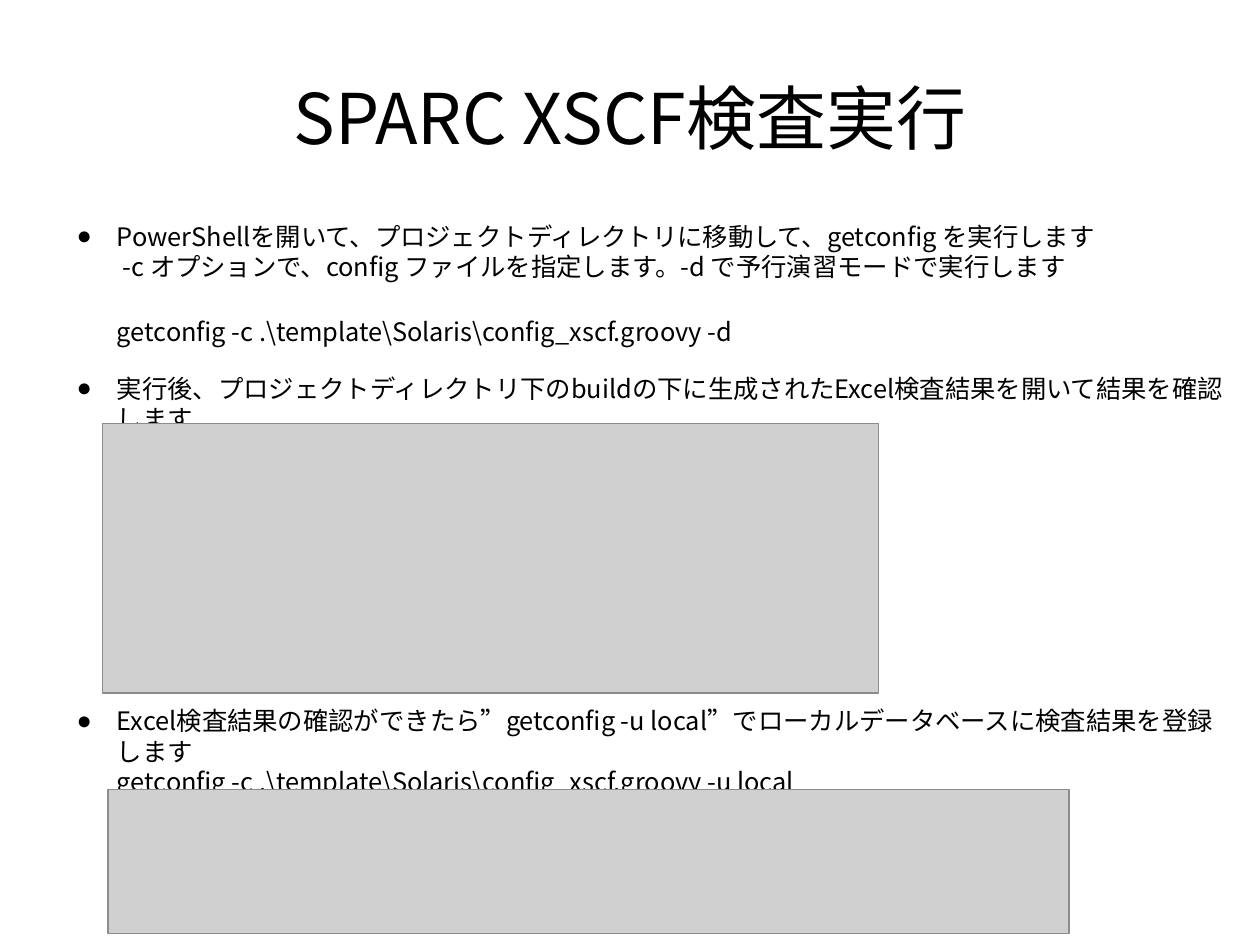
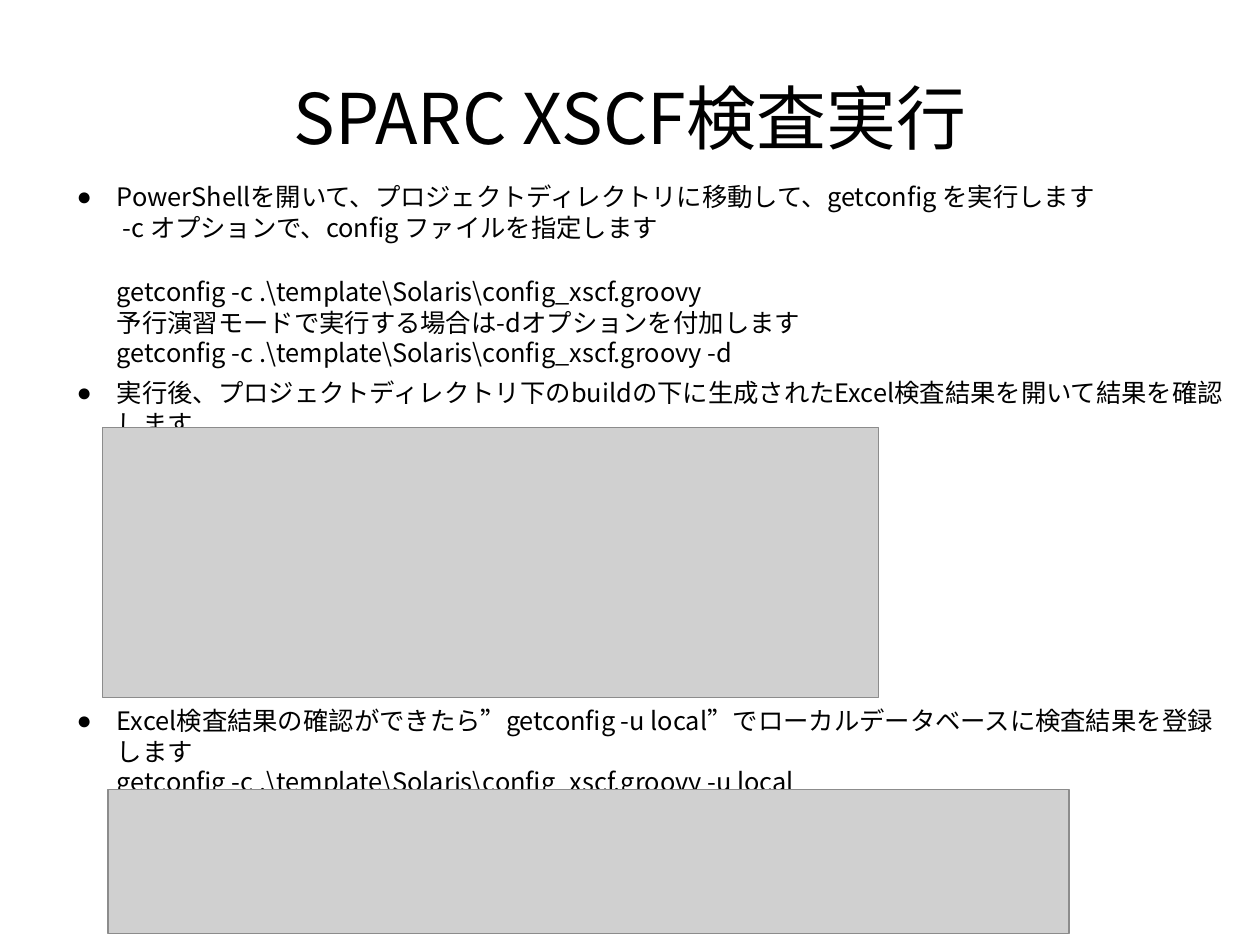
Before and after one commit to frsw3nr/gradle-server-acceptance, a slide deck: slide 68 of docs/jp/tutorial_test_pc.pptx (slide 67 before the commit). Drawn at 1260x945 pixels with LibreOffice and Linux fonts; fonts in the diff are those of the drawing; grey boxes stand for pictures. Boxes give left, top, right and bottom in pixels: in the first picture for what was removed or moved away, otherwise in the second. Text is boxed around its words. In the diff, an @@ line names an element or a change of style, - is before the commit and + after.

```diff
--- a/docs/jp/tutorial_test_pc.pptx
+++ b/docs/jp/tutorial_test_pc.pptx
@@ text at <box>117,184,1095,369</box>: text changed @@
-● PowerShellを開いて、プロジェクトディレクトリに移動して、getconfig を実行します
-  -c オプションで、config ファイルを指定します。-d で予行演習モードで実行します
-  getconfig -c .\template\Solaris\config_xscf.groovy -d
+● PowerShellを開いて、プロジェクトディレクトリに移動して、getconfig を実行します
+  -c オプションで、config ファイルを指定します
+  getconfig -c .\template\Solaris\config_xscf.groovy
+  予行演習モードで実行する場合は-dオプションを付加します
+  getconfig -c .\template\Solaris\config_xscf.groovy -d
@@ text "実行後、プロジェクトディレクトリ下のbuildの下に生成されたExcel検査結果を開いて結果を確認します": place and size @@
-text "実行後、プロジェクトディレクトリ下のbuildの下に生成されたExcel検査結果を開いて結果を確認します" at <box>117,376,1223,400</box>
+text "実行後、プロジェクトディレクトリ下のbuildの下に生成されたExcel検査結果を開いて結果を確認します" at <box>117,380,1223,404</box>
@@ picture: place and size @@
-picture at <box>103,423,879,693</box>
+picture at <box>103,428,879,697</box>
```
Also in this commit, not shown: 8 other slides changed, 1 slide added, 1 other file.
